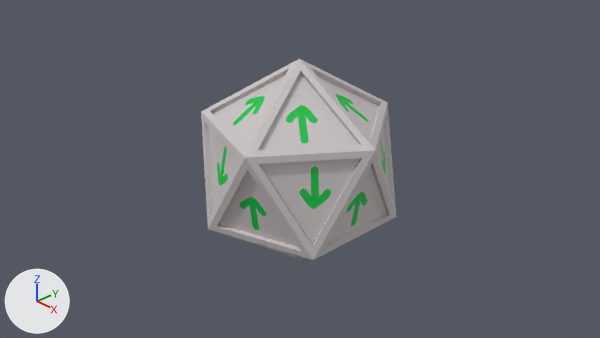
The Blender file Assets/Models/Dice/DiceProjects.blend: old version first, new version second.
Before and after are seen from the file's camera 'Camera'. The lights are fixed; the arrows at lower left show +X, +Y and +Z. The older version comes first. The same objects are shown in both versions, whatever each file hides.

Objects in the first picture: 'D20Complex'.
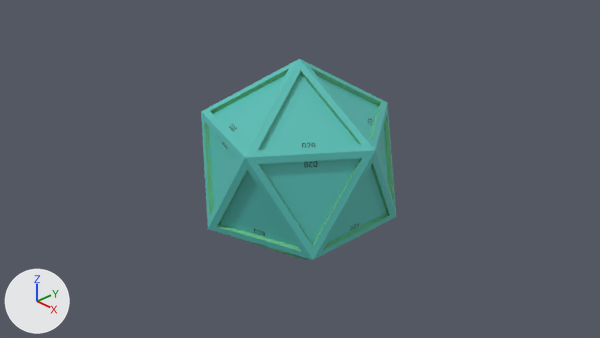
What differs and where, as boxes [x1, y1, x2, y2] in the pictures (600 x 338 px):
'D20Complex', surface changed, recoloured (grey to cyan): [201, 59, 396, 260] in both

Edits to the bpy script that builds the scene:
```text
Add img_texgeneral:
    img_texgeneral = load_image('TexGeneral', 'textures/TexGeneral.png', 1024, 1024, 'sRGB')
Change mat_matgeneral:
    mat_matgeneral.texture: img_texd4_simple_001 -> img_texgeneral
Change me_icosphere_003:
    where me_icosphere_003.from_pydata(...)  # 132 vertices, 140 faces; spans x -1.34..1.34, y -1.28..1.28, z -1.5..1.5
    used by ob_d20complex; location = (0.0, 0.0, 0.0)
    remove me_icosphere_003.materials.append(mat_matgeneral_005)  # picture img_texd4_simple_006
    me_icosphere_003 part 1: texture (UV) coordinates of 140 of 140 faces, centred in x -1.21..1.21, y -1.26..1.26, z -1.07..1.07, changed; they spanned u 0.04..0.98, v 0.1..0.92 and now span u 0.53..0.99, v 0.01..0.41
    add me_icosphere_003.materials.append(mat_matgeneral)  # picture img_texgeneral
```
